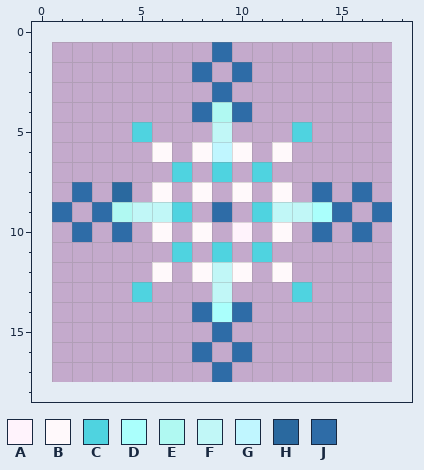
Pixel-art sprite, stored at assets/snowflake.png. The picture above was drawn from the file before the commit.
The file is 17x17 pixels. Colours within 5 levels of each other are drawn and written as one. The old version is drawn lined up with the new one, on the new canvas.
Palette (. is transparent): A #fff3fc  B #fff9fb  C #4fd3e0  D #aafffc  E #b0f9f2  F #c1f7f7  G #c0f6ff  H #2a699f  J #2e6ca7
Pixels before, first column x 1:
 1 ........J........
 2 .......J.J.......
 3 ........J........
 4 .......JEJ.......
 5 ....C...F...C....
 6 .....B.BGB.B.....
 7 ......C.C.C......
 8 .J.H.B.B.B.B.J.J.
 9 J.JEFFC.J.CFFDJ.J
10 .J.J.B.B.A.B.J.J.
11 ......C.C.C......
12 .....B.BFB.B.....
13 ....C...F...C....
14 .......JDJ.......
15 ........J........
16 .......J.J.......
17 ........J........
After:
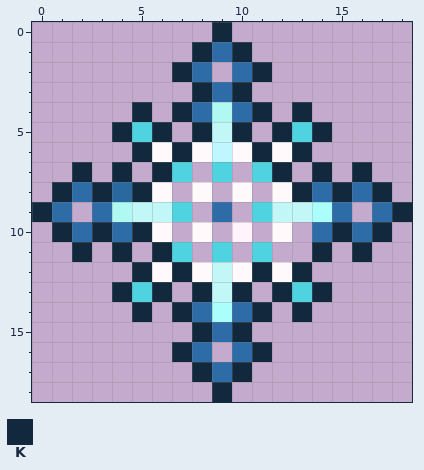
Colours new in this view: K #11283d
Changes in this commit:
{"change": "canvas 17x17 -> 19x19, the old top-left corner now at 1,1"}
{"y":0,"x":9,"old":".","new":"K"}
{"y":1,"x":8,"old":".","new":"K"}
{"y":1,"x":10,"old":".","new":"K"}
{"y":2,"x":7,"old":".","new":"K"}
{"y":2,"x":11,"old":".","new":"K"}
{"y":3,"x":8,"old":".","new":"K"}
{"y":3,"x":10,"old":".","new":"K"}
{"y":4,"x":5,"old":".","new":"K"}
{"y":4,"x":7,"old":".","new":"K"}
{"y":4,"x":11,"old":".","new":"K"}
{"y":4,"x":13,"old":".","new":"K"}
{"y":5,"x":4,"old":".","new":"K"}
{"y":5,"x":6,"old":".","new":"K"}
{"y":5,"x":8,"old":".","new":"K"}
{"y":5,"x":10,"old":".","new":"K"}
{"y":5,"x":12,"old":".","new":"K"}
{"y":5,"x":14,"old":".","new":"K"}
{"y":6,"x":5,"old":".","new":"K"}
{"y":6,"x":7,"old":".","new":"K"}
{"y":6,"x":11,"old":".","new":"K"}
{"y":6,"x":13,"old":".","new":"K"}
{"y":7,"x":2,"old":".","new":"K"}
{"y":7,"x":4,"old":".","new":"K"}
{"y":7,"x":6,"old":".","new":"K"}
{"y":7,"x":12,"old":".","new":"K"}
{"y":7,"x":14,"old":".","new":"K"}
{"y":7,"x":16,"old":".","new":"K"}
{"y":8,"x":1,"old":".","new":"K"}
{"y":8,"x":3,"old":".","new":"K"}
{"y":8,"x":5,"old":".","new":"K"}
{"y":8,"x":13,"old":".","new":"K"}
{"y":8,"x":15,"old":".","new":"K"}
{"y":8,"x":17,"old":".","new":"K"}
{"y":9,"x":0,"old":".","new":"K"}
{"y":9,"x":18,"old":".","new":"K"}
{"y":10,"x":1,"old":".","new":"K"}
{"y":10,"x":3,"old":".","new":"K"}
{"y":10,"x":5,"old":".","new":"K"}
{"y":10,"x":15,"old":".","new":"K"}
{"y":10,"x":17,"old":".","new":"K"}
{"y":11,"x":2,"old":".","new":"K"}
{"y":11,"x":4,"old":".","new":"K"}
{"y":11,"x":6,"old":".","new":"K"}
{"y":11,"x":14,"old":".","new":"K"}
{"y":11,"x":16,"old":".","new":"K"}
{"y":12,"x":5,"old":".","new":"K"}
{"y":12,"x":7,"old":".","new":"K"}
{"y":12,"x":11,"old":".","new":"K"}
{"y":12,"x":13,"old":".","new":"K"}
{"y":13,"x":4,"old":".","new":"K"}
{"y":13,"x":6,"old":".","new":"K"}
{"y":13,"x":8,"old":".","new":"K"}
{"y":13,"x":10,"old":".","new":"K"}
{"y":13,"x":12,"old":".","new":"K"}
{"y":13,"x":14,"old":".","new":"K"}
{"y":14,"x":5,"old":".","new":"K"}
{"y":14,"x":7,"old":".","new":"K"}
{"y":14,"x":11,"old":".","new":"K"}
{"y":14,"x":13,"old":".","new":"K"}
{"y":15,"x":8,"old":".","new":"K"}
{"y":15,"x":10,"old":".","new":"K"}
{"y":16,"x":7,"old":".","new":"K"}
{"y":16,"x":11,"old":".","new":"K"}
{"y":17,"x":8,"old":".","new":"K"}
{"y":17,"x":10,"old":".","new":"K"}
{"y":18,"x":9,"old":".","new":"K"}
{"label":"added","picture_box":[32,22,412,402]}
